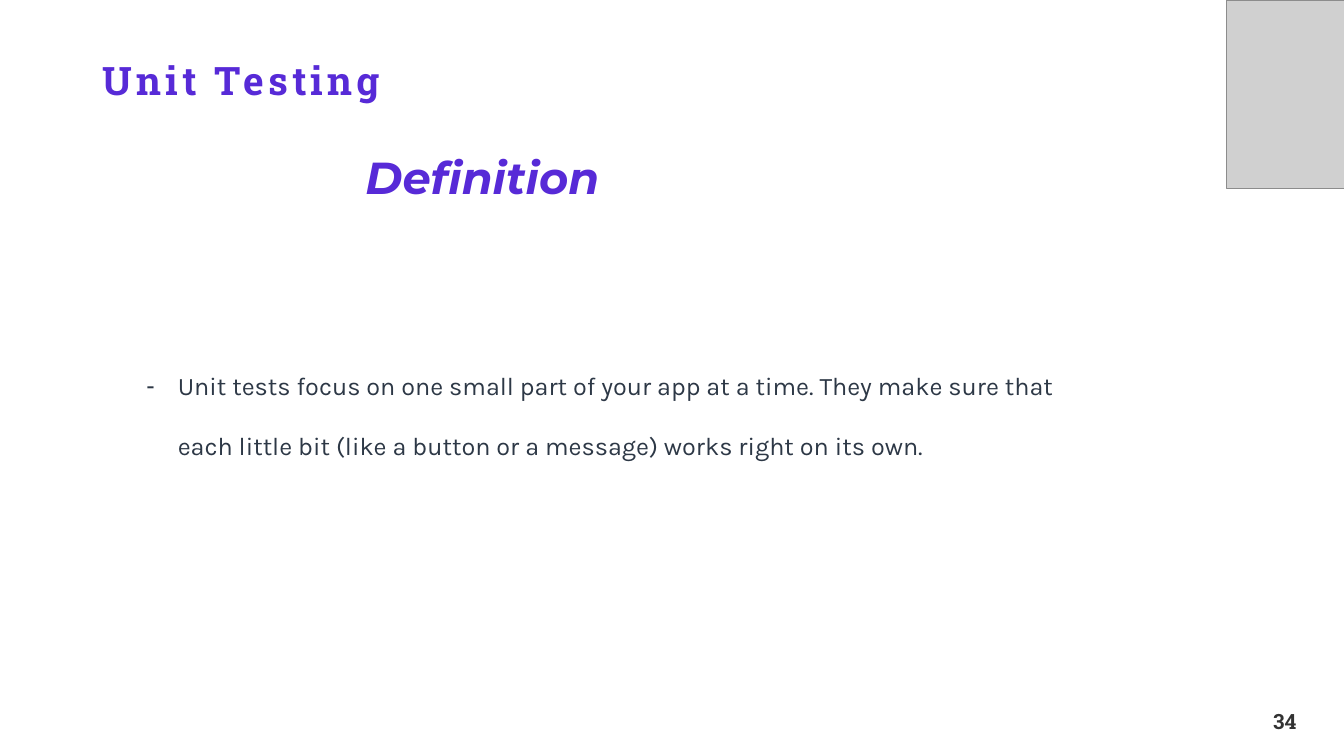
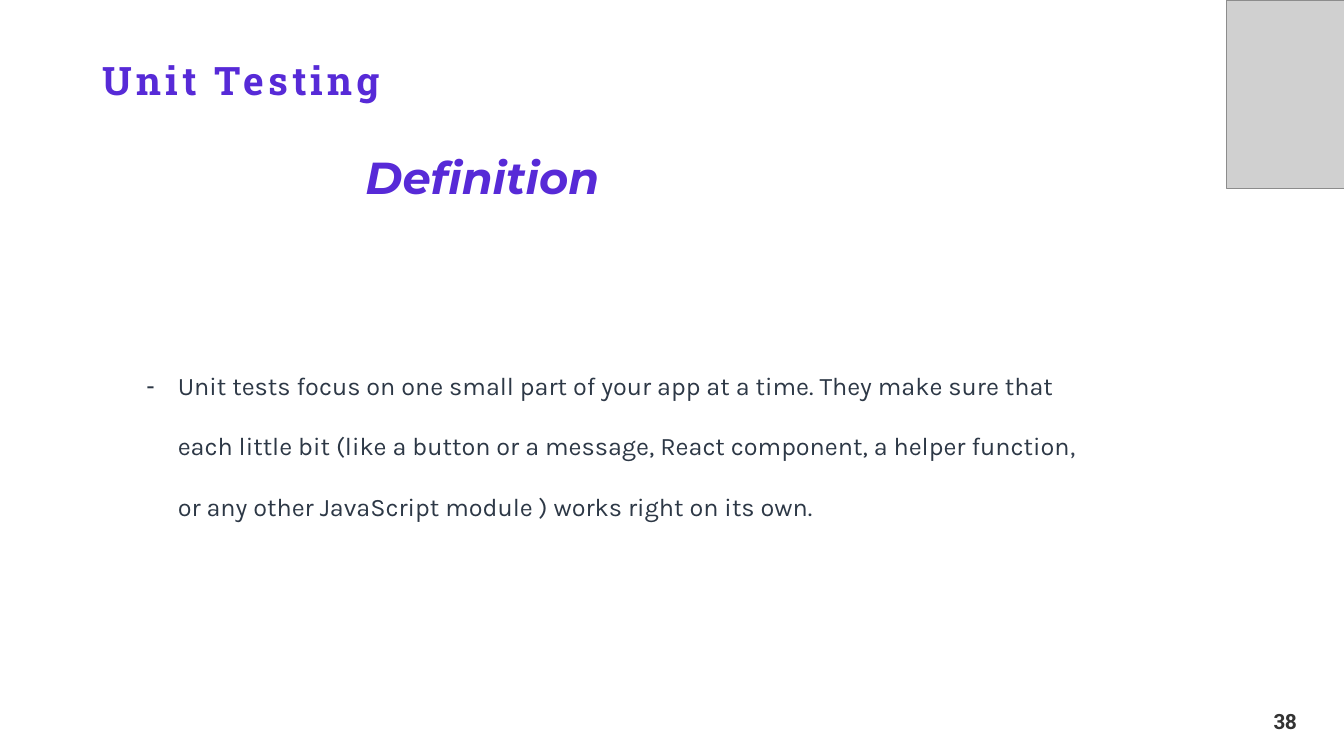
Before and after one commit to TakiRahal/test-react-19, a slide deck: slide 38 of Testing ReactJS.pptx (slide 34 before the commit). Drawn at 1344x756 pixels with LibreOffice and Linux fonts; fonts in the diff are those of the drawing; grey boxes stand for pictures; background and template pictures are left out. Boxes give left, top, right and bottom in pixels: in the first picture for what was removed or moved away, otherwise in the second. Text is boxed around its words. In the diff, an @@ line names an element or a change of style, - is before the commit and + after.

```diff
--- a/Testing ReactJS.pptx
+++ b/Testing ReactJS.pptx
@@ text at (178,377,1076,522): text changed @@
-– Unit tests focus on one small part of your app at a time. They make sure that each little bit (like a button or a message) works right on its own.
+– Unit tests focus on one small part of your app at a time. They make sure that each little bit (like a button or a message, React component, a helper function, or any other JavaScript module ) works right on its own.
@@ page number at (1274,714,1297,729): text changed @@
-34
+38
```
Also in this commit, not shown: 9 other slides changed, 9 slides added, 26 slides removed, 20 other files.
